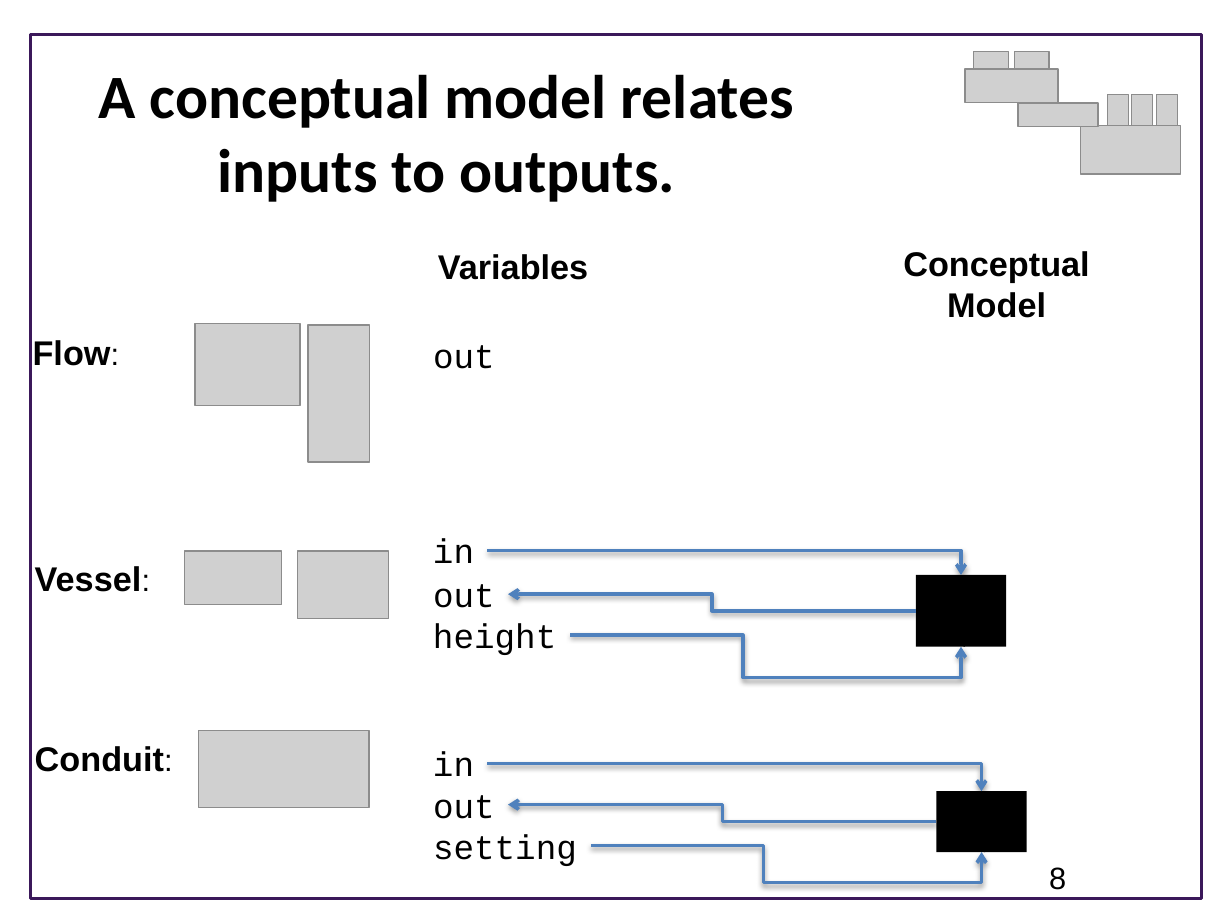
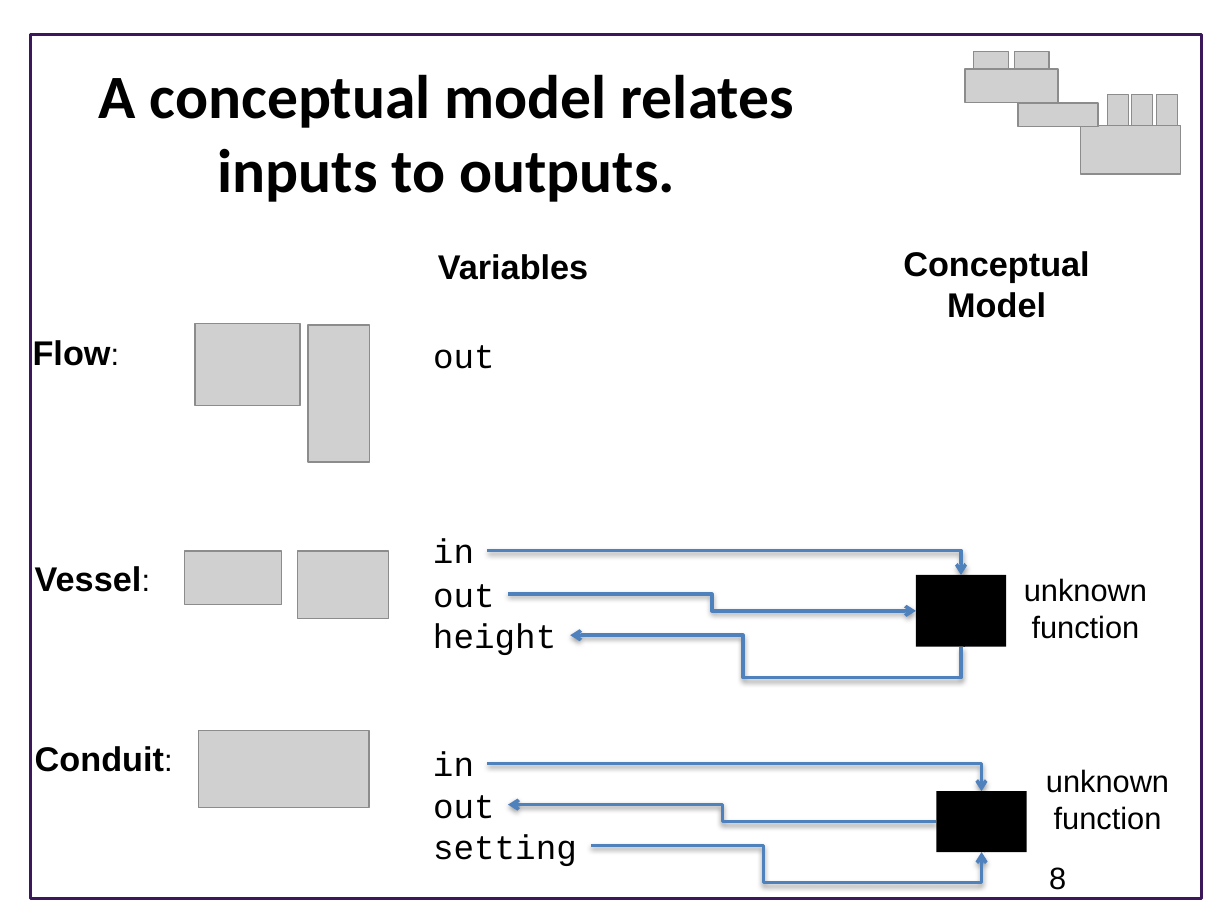
Before and after one commit to ModelEngineering/advancing-biomedical-models, a slide deck: slide 8 of Lectures/CSE 599V Lecture 2- Modeling Essentials.pptx. Drawn at 1232x924 pixels with LibreOffice and Linux fonts; fonts in the diff are those of the drawing; grey boxes stand for pictures; background and template pictures are left out. Boxes give left, top, right and bottom in pixels: in the first picture for what was removed or moved away, otherwise in the second. Text is boxed around its words. In the diff, an @@ line names an element or a change of style, - is before the commit and + after.

```diff
--- a/Lectures/CSE 599V Lecture 2- Modeling Essentials.pptx
+++ b/Lectures/CSE 599V Lecture 2- Modeling Essentials.pptx
@@ elbow arrow (915, 611) - (508, 594): arrowheads changed @@
@@ text added at bbox=[1024, 578, 1147, 639], 18 pt, text #000000 @@
+unknown
+function
@@ elbow arrow (570, 636) - (961, 647): arrowheads changed @@
@@ text added at bbox=[1046, 769, 1169, 830], 18 pt, text #000000 @@
+unknown
+function
```
Also in this commit, not shown: 3 other slides changed, 8 slides added.
